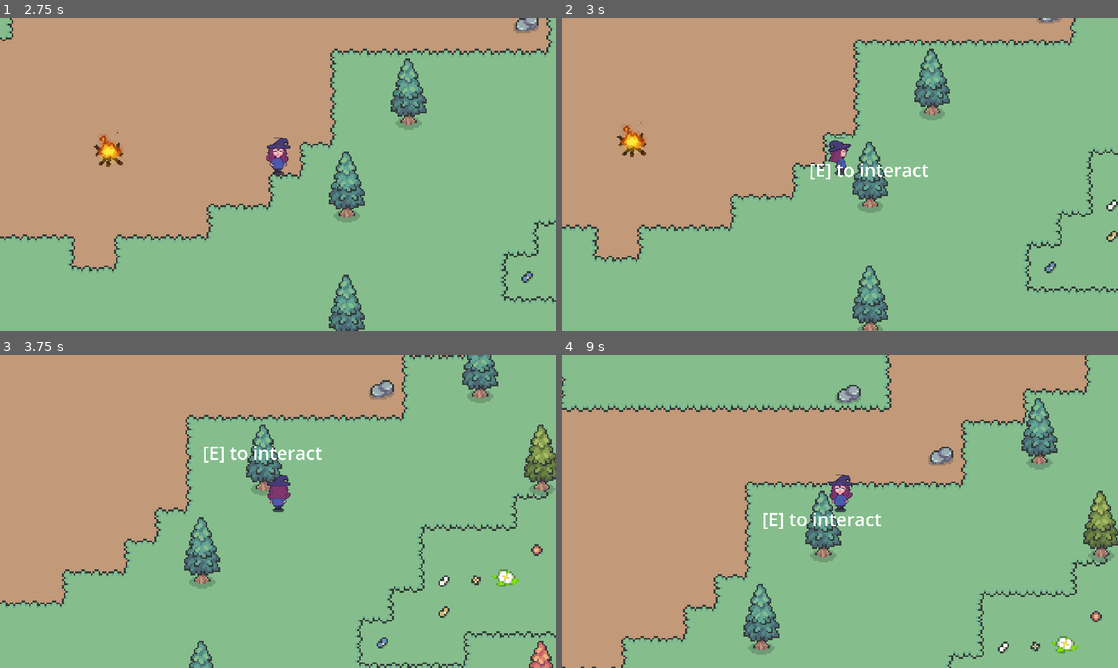
Above: before the commit, frames 1-4 (two rows, left to right).
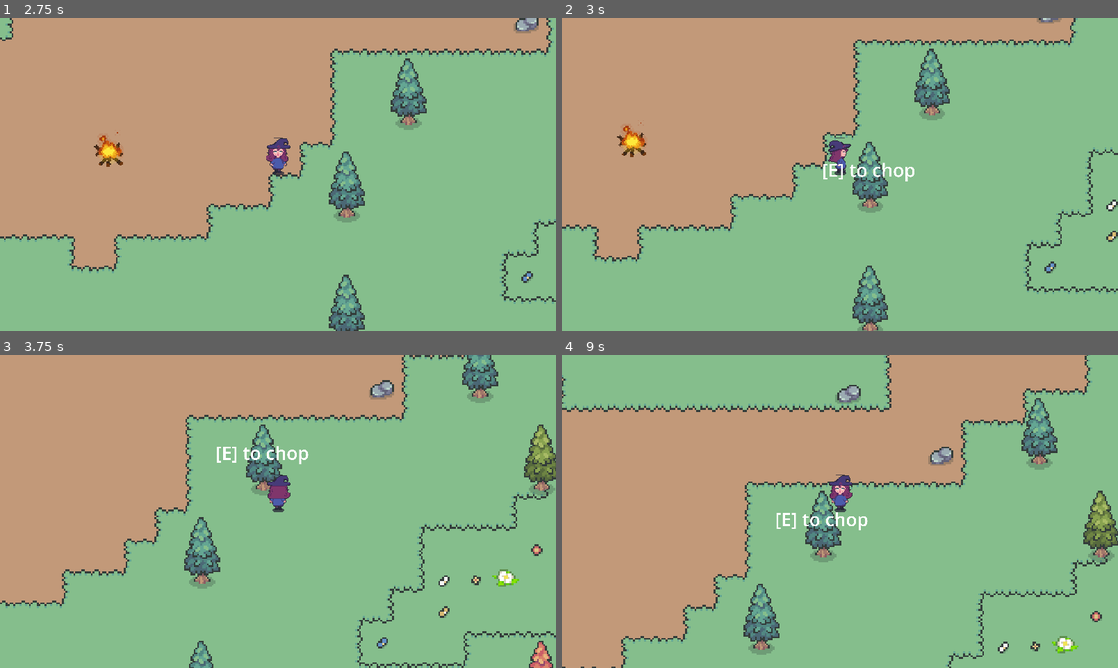
Above: after the commit, the same moments.

Repository: Sopheruss/ForestOfWonders_KikisAdventure
Game: Godot game, scene res://MenuStuff/MenuScenes/menu.tscn
The game is run twice, just before and just after one commit, with the same random seed, the same clock (stepped at 60 frames per second) and the same inputs.
Inputs:
- Up to frame 1 (2.75 s): click "Play" at 0.5 s; tap Enter at 1.25 s; hold D (right) 1.28-2.03 s; hold E (interact) 1.28-2.03 s; hold S (down) from 2.03 s (still down); tap E (interact) at 2.1 s
- Up to frame 2 (3 s): release S (down) at 2.78 s; hold D (right) from 2.78 s (still down); hold E (interact) from 2.78 s (still down)
- Up to frame 3 (3.75 s): release D (right) at 3.53 s; release E (interact) at 3.53 s; hold W (up) from 3.53 s (still down); tap E (interact) at 3.6 s
- Up to frame 4 (9 s): release W (up) at 4.28 s; hold E (interact) 4.28-5.03 s; hold A (left) 4.28-5.78 s; tap E (interact) at 5.1, 6.6, 8.1 s; hold S (down) 5.78-6.53 s; hold E (interact) 5.78-6.53 s; hold D (right) 6.53-7.28 s; hold W (up) 7.28-8.03 s; hold E (interact) 7.28-8.03 s; hold D (right) 8.03-8.78 s; hold S (down) from 8.78 s (still down); hold E (interact) from 8.78 s (still down)

Frame 1 is identical in both runs. In frame 2, 0.4% of the frame differs, in the area x 44-66%, y 46-53%; in frame 3, 0.4%, in the area x 36-58%, y 29-35%; in frame 4, 0.4%.

Commit message:
change action name of interactionArea
changes to label for interaction with specific things

Diff:
--- a/interactable_map/stonge_large.tscn
+++ b/interactable_map/stonge_large.tscn
@@ -35,6 +35,7 @@
 
 [node name="InteractionArea" parent="sampleStone" instance=ExtResource("3_3xm1p")]
 collision_layer = 4
+action_name = "crush"
 
 [node name="CollisionShape2D" type="CollisionShape2D" parent="sampleStone/InteractionArea"]
 visible = false
--- a/interactable_map/tree_blueGreen.tscn
+++ b/interactable_map/tree_blueGreen.tscn
@@ -35,6 +35,7 @@
 
 [node name="InteractionArea" parent="sampleTree" instance=ExtResource("3_msucw")]
 collision_layer = 4
+action_name = "chop"
 
 [node name="CollisionShape2D" type="CollisionShape2D" parent="sampleTree/InteractionArea"]
 visible = false
--- a/interactable_map/tree_lightGreen.tscn
+++ b/interactable_map/tree_lightGreen.tscn
@@ -35,6 +35,7 @@
 
 [node name="InteractionArea" parent="sampleTree" instance=ExtResource("3_sbs5i")]
 collision_layer = 4
+action_name = "chop"
 
 [node name="CollisionShape2D" type="CollisionShape2D" parent="sampleTree/InteractionArea"]
 visible = false
--- a/interactable_map/tree_orange.tscn
+++ b/interactable_map/tree_orange.tscn
@@ -35,6 +35,7 @@
 
 [node name="InteractionArea" parent="sampleTree" instance=ExtResource("3_c0nqw")]
 collision_layer = 4
+action_name = "chop"
 
 [node name="CollisionShape2D" type="CollisionShape2D" parent="sampleTree/InteractionArea"]
 visible = false
